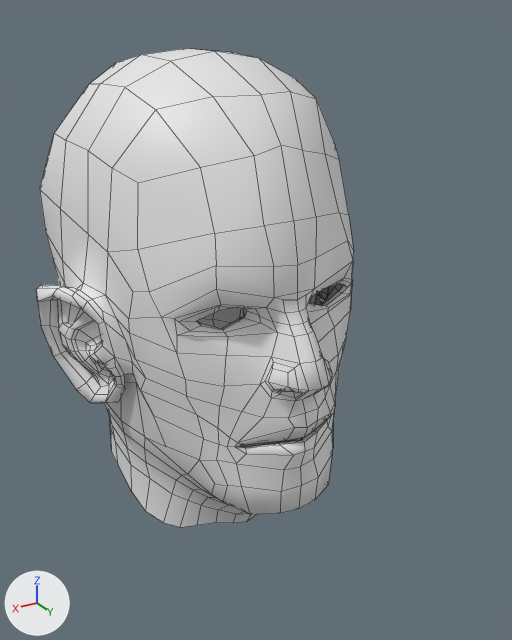
One commit to the Blender file assets/head.blend: the scene before it, then after it.
Before and after are seen from a 50 mm lens placed at (0.161, 0.254, 0.255), pointed at (-0.003, -0.02, 0.118). The lights are fixed; the arrows at lower left show +X, +Y and +Z. Mesh edges are drawn as thin lines.

In view in the first picture: 'Head'.
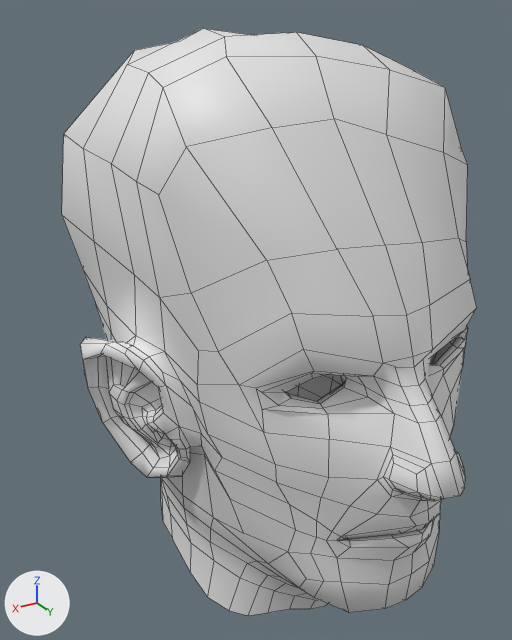
Where the change shows, as pixel boxes [x1, y1, x2, y2] in the pictures (512 x 640 px; the box of a moved part takes in the faces that stretch with it):
'Head', reshaped, moved (30% wider, 23% taller): before [36, 48, 354, 527]; after [62, 28, 477, 616]
part 1 of me_headmesh, moved or reshaped: before [36, 48, 354, 525]; after [62, 28, 477, 613]

Edits to the bpy script that builds the scene:
```text
Change me_headmesh:
    used by ob_head; location = (0.0, 0.0, 0.0); scale = (0.13, 0.13, 0.13)
    remove me_headmesh.from_pydata(...)  # 1003 vertices, 976 faces; spans x -0.68..0.68, y -1.32..0.31, z -0.05..1.85
    add me_headmesh.from_pydata(...)  # 1003 vertices, 976 faces; spans x -0.69..0.7, y -1.31..0.38, z -0.05..1.93
    me_headmesh part 1: 746 of 1003 vertices moved; they spanned x -0.68..0.68, y -1.32..0.31, z -0.04..1.85 and now span x -0.69..0.7, y -1.31..0.38, z -0.04..1.93; mean shift (0.01, 0.01, 0.01); largest move (0.24, -0.05, 1.53) -> (0.53, -0.11, 1.69)
Change ob_head:
    ob_head.location: (0.0, 0.0, 0.0) -> (0.0, 0.0738, 0.0)
```
